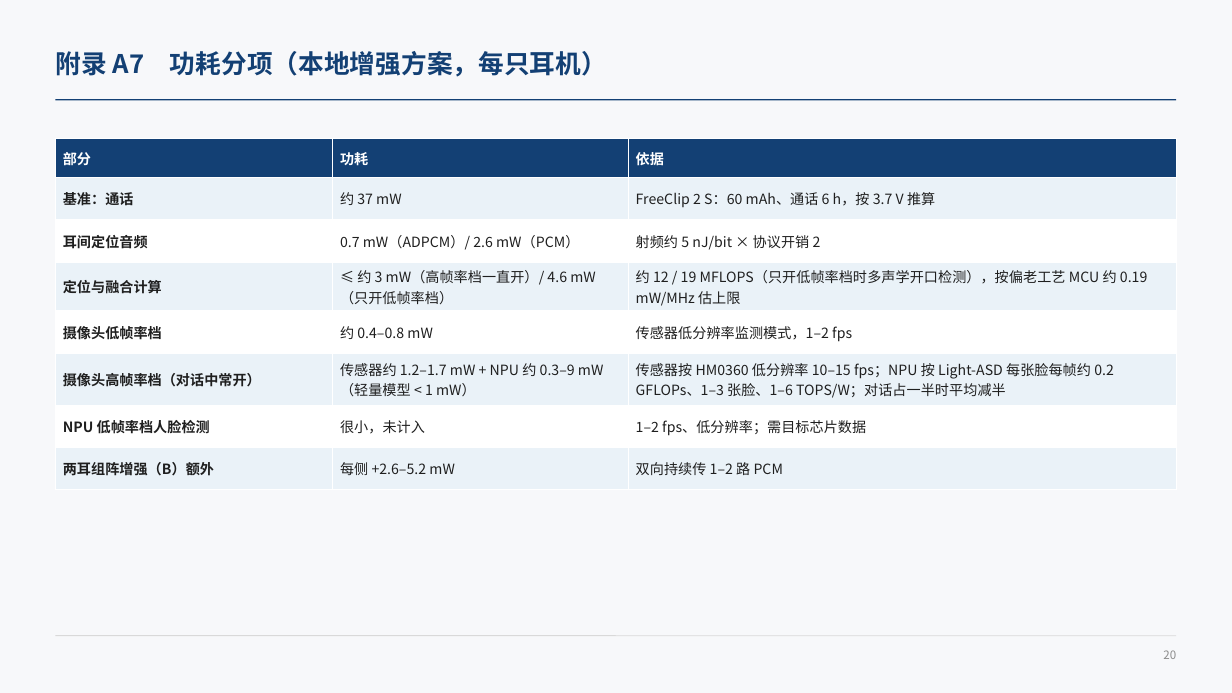
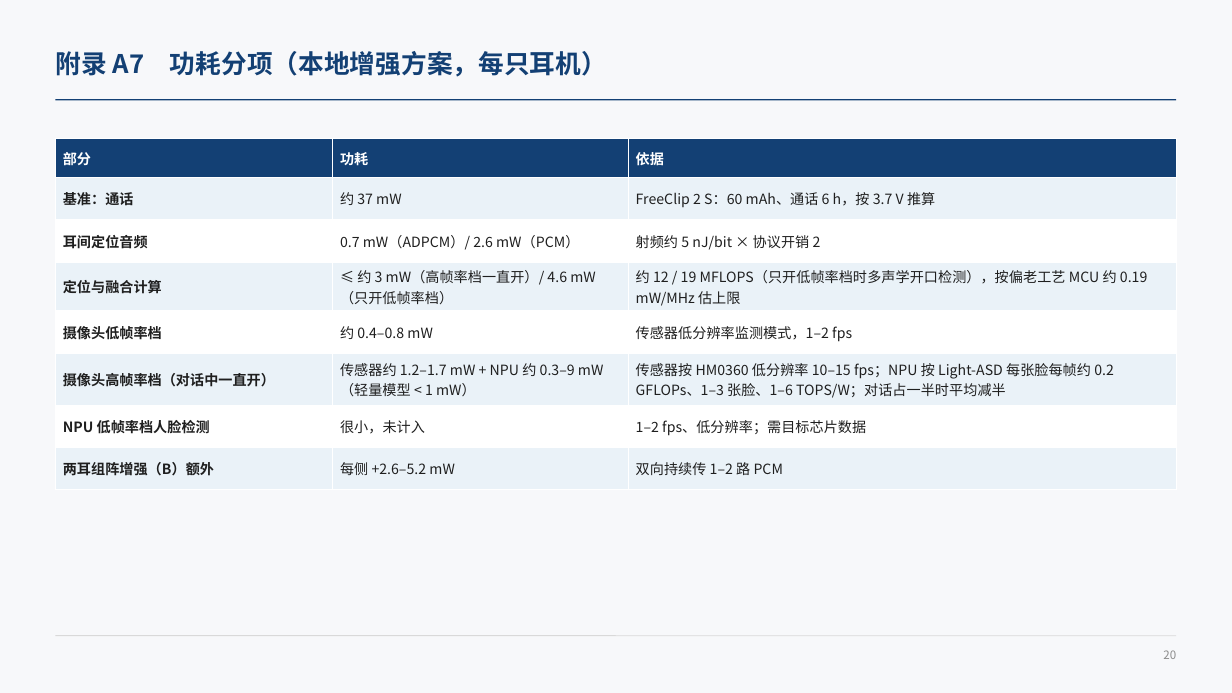
Before and after one commit to ZeroFoxxi/ssl-scene1, a slide deck: slide 20 of 02_耳机声源定位/耳机摄像头听觉辅助_整体设计方案.pptx. Drawn at 1232x693 pixels with LibreOffice and Linux fonts; fonts in the diff are those of the drawing. Boxes give left, top, right and bottom in pixels: in the first picture for what was removed or moved away, otherwise in the second. Text is boxed around its words. In the diff, an @@ line names an element or a change of style, - is before the commit and + after.

```diff
--- a/02_耳机声源定位/耳机摄像头听觉辅助_整体设计方案.pptx
+++ b/02_耳机声源定位/耳机摄像头听觉辅助_整体设计方案.pptx
@@ table at bbox=[55, 139, 1177, 480] @@
-row 6, column 1: 摄像头高帧率档（对话中常开）
+row 6, column 1: 摄像头高帧率档（对话中一直开）
```
Also in this commit, not shown: 5 other slides changed, 3 other files.
